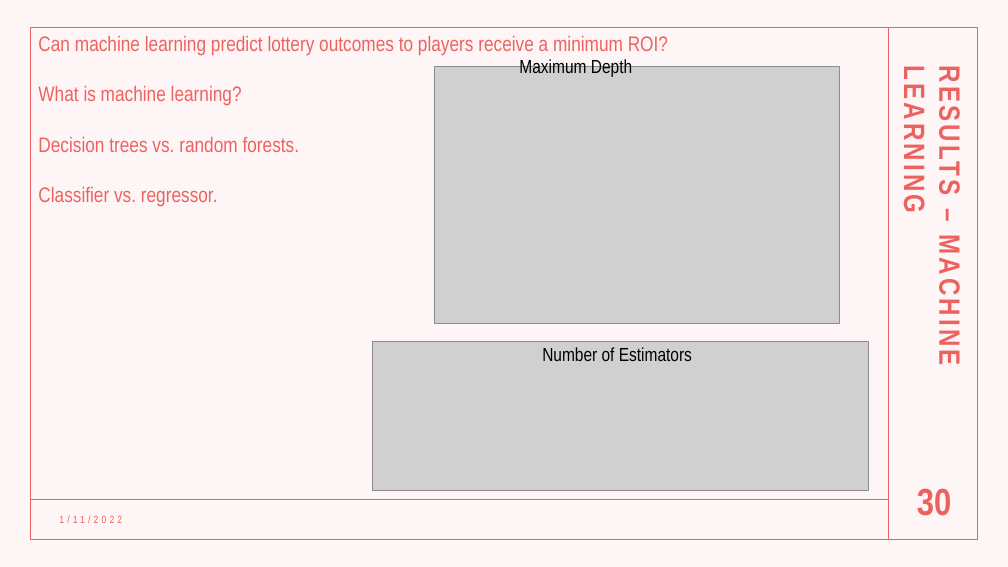
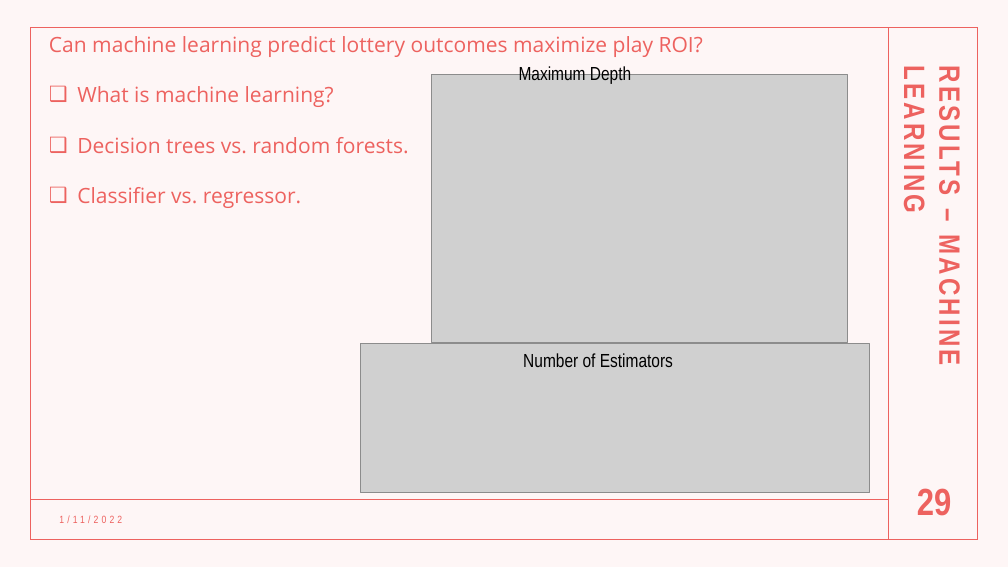
Before and after one commit to AlbiKovi/DSO110---Final-Group-Project, a slide deck: slide 29 of Is the Mega Millions a Mega Trap.pptm (slide 30 before the commit). Drawn at 1008x567 pixels with LibreOffice and Linux fonts; fonts in the diff are those of the drawing; grey boxes stand for pictures. Boxes give left, top, right and bottom in pixels: in the first picture for what was removed or moved away, otherwise in the second. Text is boxed around its words. In the diff, an @@ line names an element or a change of style, - is before the commit and + after.

```diff
--- a/Is the Mega Millions a Mega Trap.pptm
+++ b/Is the Mega Millions a Mega Trap.pptm
@@ text "Can machine learning predict lottery ...": place and size @@
-text "Can machine learning predict lottery ..." at [38, 36, 668, 207]
+text "Can machine learning predict lottery ..." at [49, 36, 703, 208]
@@ text at [49, 36, 703, 57]: text changed; font Arial Narrow to Open Sans @@
-Can machine learning predict lottery outcomes to players receive a minimum ROI?
+Can machine learning predict lottery outcomes maximize play ROI?
@@ text "Maximum Depth": place and size @@
-text "Maximum Depth" at [519, 58, 632, 77]
+text "Maximum Depth" at [519, 65, 631, 84]
@@ picture: place and size @@
-picture at [435, 67, 840, 324]
+picture at [432, 74, 848, 343]
@@ text at [77, 137, 409, 208]: font Arial Narrow to Open Sans in "What is machine learning?", "Decision trees vs. random forests.", "Classifier vs. regressor."; bullet none to ❑ @@
@@ picture: place and size @@
-picture at [373, 342, 869, 491]
+picture at [361, 343, 870, 493]
@@ text "Number of Estimators": place and size @@
-text "Number of Estimators" at [542, 347, 692, 361]
+text "Number of Estimators" at [523, 353, 673, 367]
@@ page number at [917, 488, 951, 516]: text changed @@
-30
+29
```
Also in this commit, not shown: 20 other slides changed, 1 slide removed.
